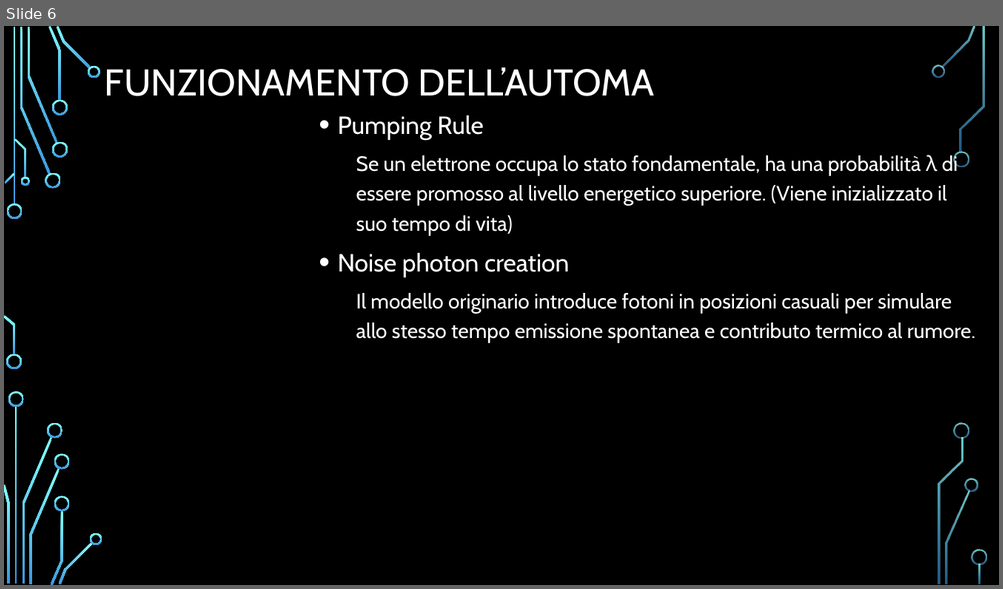
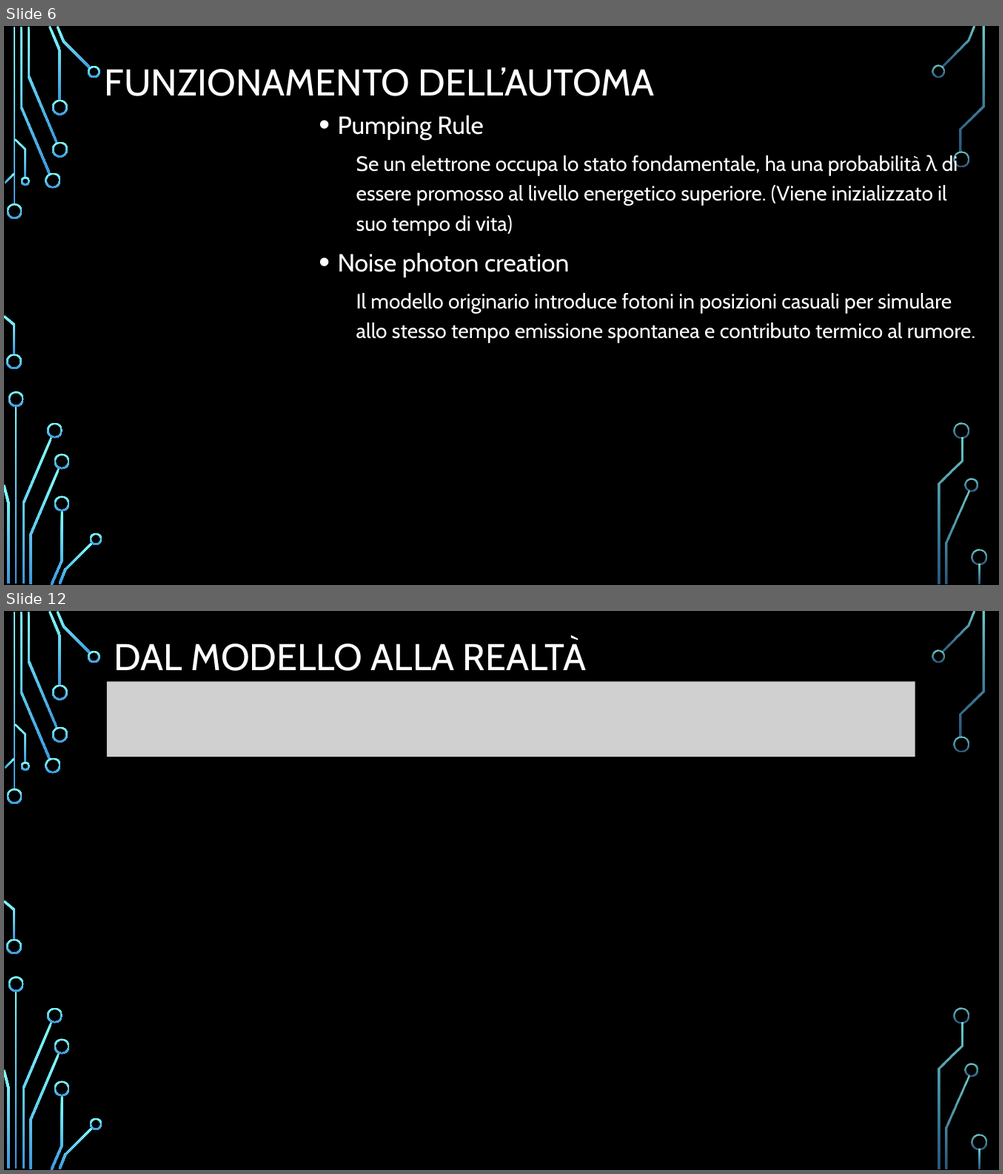
Before and after one commit to Frank01001/LASER-Dynamics-Simulation, a slide deck: Presentation/PresentazioneDispositivi.pptx. Shown one above the other, each under a label of ours: slide 6 before the commit, slides 6 and 12 after it; the slides between them are not shown. The pictures are 1003x589 and 1003x1174 pixels, drawn with LibreOffice and Linux fonts; fonts in the diff are those of the drawing; grey boxes stand for pictures; background and template pictures are left out. Boxes give left, top, right and bottom in pixels: in the first picture for what was removed or moved away, otherwise in the second. Text is boxed around its words. In the diff, an @@ line names an element or a change of style, - is before the commit and + after.

```diff
--- a/Presentation/PresentazioneDispositivi.pptx
+++ b/Presentation/PresentazioneDispositivi.pptx
@@ slide 12 added at (4,611,999,1170), background picture (left out); not listed: 36 template elements that a slide beside it also shows @@
@@ title added at (114,639,586,671), 36 pt, text #FFFFFF @@
+DAL MODELLO ALLA REALTÀ
@@ picture added at (107,682,915,758) @@
```
Also in this commit, not shown: 1 slide changed, 4 other slides added, 3 slides removed, 2 other files.
